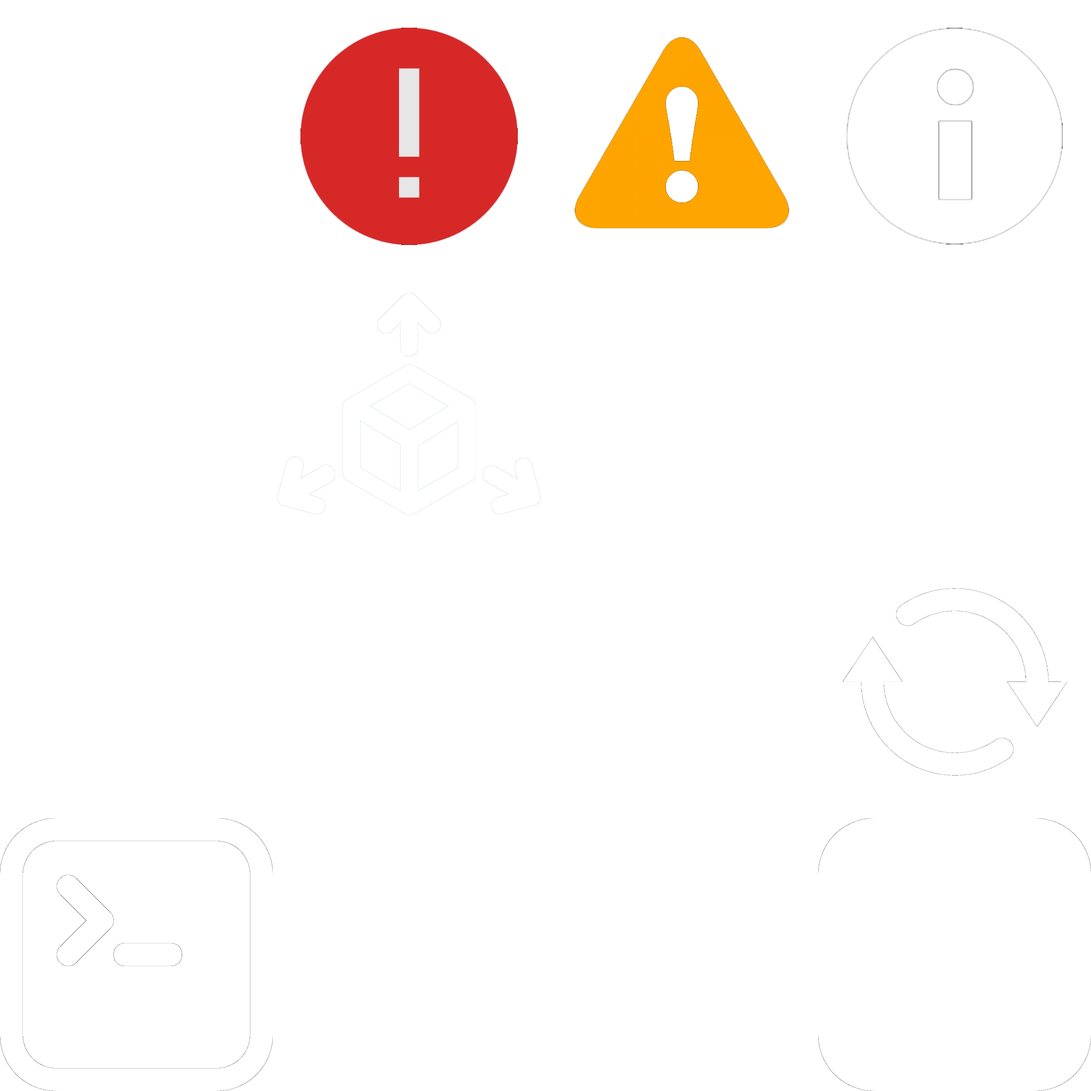
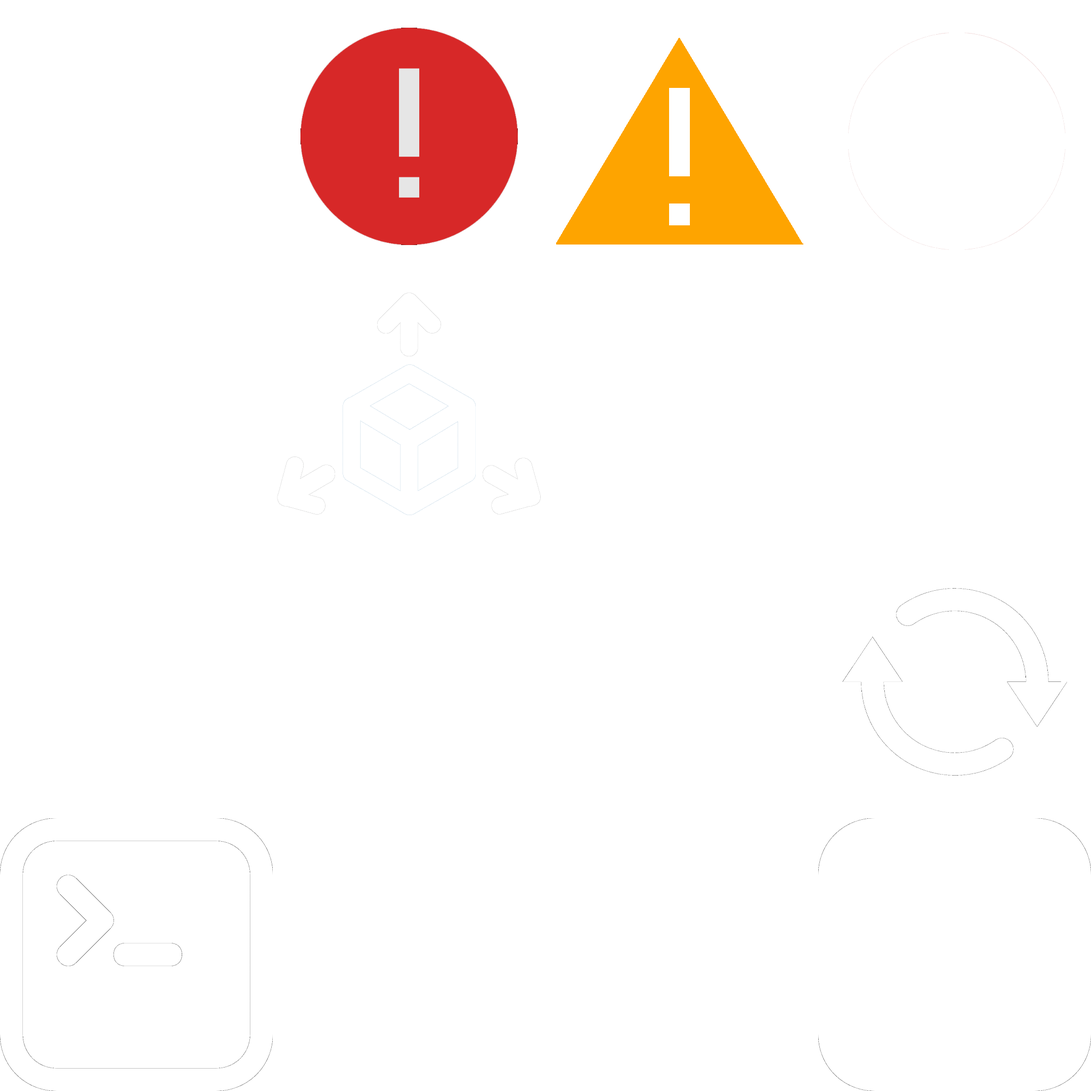
The second 1091px x 1091px image is a revision of the first. Changes to its layers:
hid "Слой 4" over bbox(846, 27, 1064, 245)
hid "Слой 3" over bbox(574, 36, 790, 229)
added layer "Слой 8" above "Слой 2" over bbox(848, 32, 1066, 250)
added layer "Слой 7" above "Слой 5" over bbox(556, 37, 804, 245)
